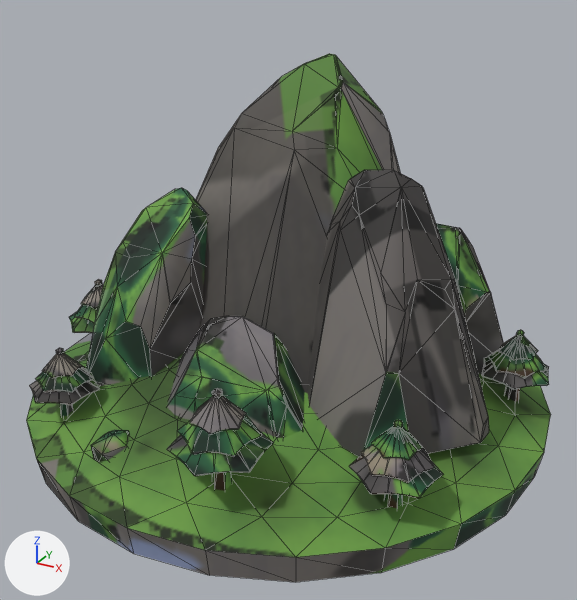
Two versions of the glTF model game/assets/models/mountain.glb, one commit apart.
Rendered twice from a 50 mm camera at (1.102, -2.004, 1.266) aimed at (0.036, -0.066, 0.297). The lights are fixed; the arrows at lower left show +X, +Y and +Z. The older version comes first. Mesh edges are drawn as thin lines. Vertices at exactly the same position are counted once.

Objects in the first picture: 'mountain'.
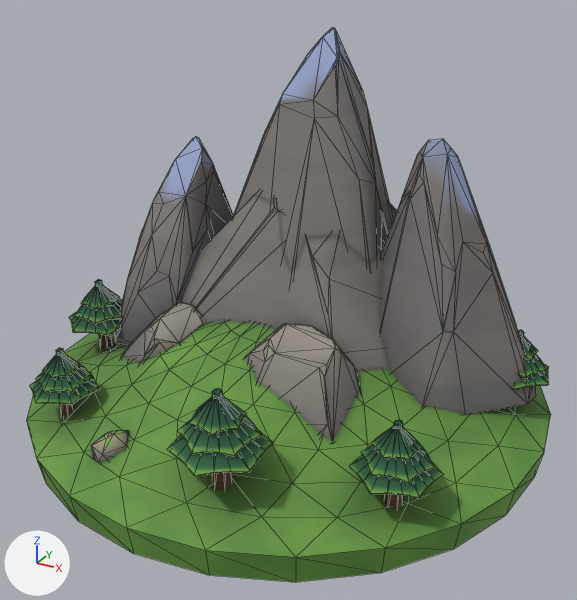
Location of each change, (x1, y1, x2, y2) in pixels of the pictures (577 x 600 px):
'mountain', reshaped
    before: (26, 54, 551, 582)
    after: (26, 27, 551, 582)
part 1 of me_mountain, rebuilt
    before: (167, 316, 305, 438)
    after: (246, 323, 360, 441)
part 2 of me_mountain, rebuilt
    before: (196, 54, 400, 393)
    after: (233, 27, 393, 273)
part 3 of me_mountain, added
    after: (381, 139, 536, 414)
part 4 of me_mountain, added
    after: (115, 136, 234, 345)
part 5 of me_mountain, added
    after: (181, 196, 389, 373)
part 6 of me_mountain, added
    after: (120, 302, 205, 364)
part 7 of me_mountain, cut back (mostly hidden afterwards)
    before: (86, 170, 503, 457)
    after: (390, 204, 397, 220)
part 8 of me_mountain, surface changed
    both: (26, 279, 549, 582)

Patch to the scene script:
```diff
--- a/game/assets/models/mountain.glb.py
+++ b/game/assets/models/mountain.glb.py
@@ me_mountain @@
 # used by ob_mountain; location = (0.0, 0.0, 0.0)
-me_mountain.from_pydata(...)  # 1705 vertices, 2616 faces; spans x -0.82..0.82, y -0.82..0.82, z -0.12..0.99
+me_mountain.from_pydata(...)  # 1788 vertices, 2768 faces; spans x -0.82..0.82, y -0.82..0.82, z -0.12..1.06
+# me_mountain part 1: the loose piece of 89 vertices spanning x -0.24..0.27, y -0.51..-0.2, z 0.04..0.34 is rebuilt with 78 vertices and now spans x -0.12..0.37, y -0.42..-0.09, z 0.04..0.28
+# me_mountain part 2: the loose piece of 75 vertices spanning x -0.52..0.51, y -0.35..0.56, z 0.06..0.99 is rebuilt with 76 vertices and now spans x -0.4..0.39, y -0.15..0.53, z 0.06..1.06
+# me_mountain part 3: a new loose piece of 97 vertices spanning x 0.15..0.75, y -0.12..0.38, z 0.05..0.79, in mat_baked (picture img_bake)
+# me_mountain part 4: a new loose piece of 86 vertices spanning x -0.65..-0.24, y -0.17..0.31, z 0.05..0.71, in mat_baked (picture img_bake)
+# me_mountain part 5: a new loose piece of 61 vertices spanning x -0.64..0.69, y -0.23..0.46, z 0.05..0.64, in mat_baked (picture img_bake)
+# me_mountain part 6: a new loose piece of 53 vertices spanning x -0.49..-0.15, y -0.37..-0.09, z 0.04..0.24, in mat_baked (picture img_bake)
+# me_mountain part 7: 296 vertices removed from x -0.65..0.68, y -0.43..0.53, z 0.04..0.75; 92 vertices added at x -0.53..0.51, y 0.25..0.66, z 0.04..0.54
+# me_mountain part 8: 1829 kept faces spanning x -0.82..0.82, y -0.82..0.82, z -0.12..0.3 get new texture (UV) coordinates
 me_mountain.materials.append(mat_baked)
```
